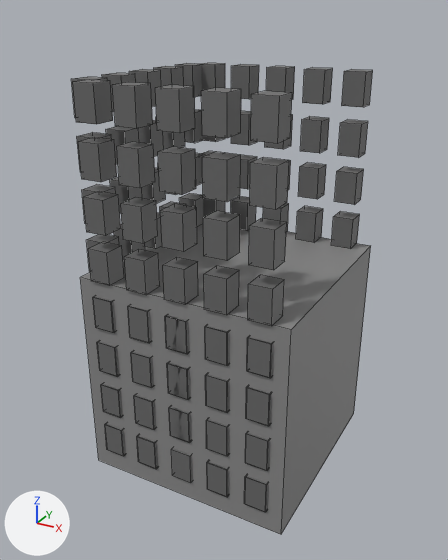
Before and after pictures for a commit that changed the FBX model Assets/Meshes/Consumables/building2.fbx.
One viewpoint serves both versions: a 50 mm camera at (25.1, -47.8, 41.7) aimed at (-0.5, -1.1, 18.3). Lighting does not change. The marker at lower left points along +X, +Y and +Z. Mesh edges are drawn as thin lines.

The scene before the commit, as lines of its bpy script (objects in view):
```python
me_cube_001 = bpy.data.meshes.new('Cube.001')
me_cube_001.from_pydata(...)  # a box spanning x -10.0..10.0, y -10.0..10.0, z 0.0..20.0
me_cube_001.materials.append(mat_building)  # grey #8a8a8a
me_cube_006 = bpy.data.meshes.new('Cube.006')
me_cube_006.from_pydata(...)  # 160 vertices, 120 faces; spans x 8.2..10.2, y -8.5..8.6, z 2.0..18.5
me_cube_006.materials.append(mat_window)  # dark grey #696969
me_cube_007 = bpy.data.meshes.new('Cube.007')
me_cube_007.from_pydata(...)  # 320 vertices, 240 faces; spans x 8.2..10.2, y -8.5..8.6, z 2.0..36.5
me_cube_007.materials.append(mat_window)  # dark grey #696969
ob_cube = bpy.data.objects.new('Cube', me_cube_001)
ob_cube.location = (0.0, 0.0, 0.0)
ob_cube_001 = bpy.data.objects.new('Cube.001', me_cube_006)
ob_cube_001.location = (0.0, 0.0, 0.0)
ob_cube_001.rotation_euler = (0.0, 0.0, -1.571)  # degrees (0, 0, -90)
ob_cube_002 = bpy.data.objects.new('Cube.002', me_cube_007)
ob_cube_002.location = (0.0, 0.0, 0.0)
ob_cube_002.rotation_euler = (-3.142, 0.0, 0.0)  # degrees (-180, 0, 0)
ob_cube_002.scale = (-1.0, -1.0, -1.0)
# also in view: 'Cube.003' at (0.0, 9.2, 19.2); 'Cube.004' at (0.0, -9.2, 19.2)
```
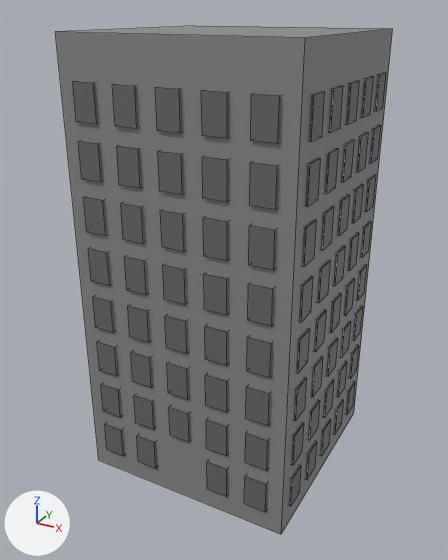
Location of each change, (x1, y1, x2, y2) in pixels of the pictures (448 x 560 px):
'Cube', reshaped (16% wider, 63% taller)
    before: (80, 223, 371, 534)
    after: (55, 26, 393, 534)
'Cube.001', reshaped, turned
    before: (111, 301, 273, 512)
    after: (289, 72, 386, 506)
part 1 of me_cube_006, added
    after: (299, 276, 313, 322)
part 2 of me_cube_006, added
    after: (317, 260, 330, 303)
part 3 of me_cube_006, added
    after: (333, 245, 346, 286)
part 4 of me_cube_006, added
    after: (347, 232, 359, 271)
part 5 of me_cube_006, added
    after: (360, 221, 371, 257)
part 6 of me_cube_006, added
    after: (302, 219, 317, 267)
part 7 of me_cube_006, added
    after: (320, 206, 334, 250)
part 8 of me_cube_006, added
    after: (337, 194, 350, 236)
part 9 of me_cube_006, added
    after: (352, 184, 364, 223)
part 10 of me_cube_006, added
    after: (365, 175, 376, 212)
part 11 of me_cube_006, added
    after: (305, 158, 321, 207)
part 12 of me_cube_006, added
    after: (324, 148, 339, 194)
part 13 of me_cube_006, added
    after: (341, 140, 355, 182)
part 14 of me_cube_006, added
    after: (356, 132, 369, 172)
part 15 of me_cube_006, added
    after: (369, 125, 381, 163)
part 16 of me_cube_006, added
    after: (309, 91, 325, 142)
part 17 of me_cube_006, added
    after: (328, 86, 343, 132)
part 18 of me_cube_006, added
    after: (346, 81, 359, 124)
part 19 of me_cube_006, added
    after: (361, 76, 374, 117)
part 20 of me_cube_006, added
    after: (374, 72, 386, 111)
'Cube.003', unchanged, covered by the edit
    before: (201, 63, 373, 249)
'Cube.002', unchanged, covered by the edit
    before: (71, 63, 203, 271)

The change, as a diff of the scene's bpy script:
```diff
--- a/Assets/Meshes/Consumables/building2.fbx.py
+++ b/Assets/Meshes/Consumables/building2.fbx.py
@@ me_cube_006 @@
 me_cube_006.from_pydata(...)  # 160 vertices, 120 faces; spans x 8.2..10.2, y -8.5..8.6, z 2.0..18.5
 # used by ob_cube_001; location = (0.0, 0.0, 0.0); rotation_euler = (0.0, 0.0, -1.571), in degrees (0, 0, -90)
+# me_cube_006 part 1: a new loose piece, a box spanning x 8.2..10.2, y -8.5..-6.5, z 20.0..23.0, in mat_window (dark grey #696969)
+# me_cube_006 part 2: a new loose piece, a box spanning x 8.2..10.2, y -4.7..-2.7, z 20.0..23.0, in mat_window (dark grey #696969)
+# me_cube_006 part 3: a new loose piece, a box spanning x 8.2..10.2, y -1.0..1.0, z 20.0..23.0, in mat_window (dark grey #696969)
+# me_cube_006 part 4: a new loose piece, a box spanning x 8.2..10.2, y 2.8..4.8, z 20.0..23.0, in mat_window (dark grey #696969)
+# me_cube_006 part 5: a new loose piece, a box spanning x 8.2..10.2, y 6.6..8.6, z 20.0..23.0, in mat_window (dark grey #696969)
+# me_cube_006 part 6: a new loose piece, a box spanning x 8.2..10.2, y -8.5..-6.5, z 24.5..27.5, in mat_window (dark grey #696969)
+# me_cube_006 part 7: a new loose piece, a box spanning x 8.2..10.2, y -4.7..-2.7, z 24.5..27.5, in mat_window (dark grey #696969)
+# me_cube_006 part 8: a new loose piece, a box spanning x 8.2..10.2, y -1.0..1.0, z 24.5..27.5, in mat_window (dark grey #696969)
+# me_cube_006 part 9: a new loose piece, a box spanning x 8.2..10.2, y 2.8..4.8, z 24.5..27.5, in mat_window (dark grey #696969)
+# me_cube_006 part 10: a new loose piece, a box spanning x 8.2..10.2, y 6.6..8.6, z 24.5..27.5, in mat_window (dark grey #696969)
+# me_cube_006 part 11: a new loose piece, a box spanning x 8.2..10.2, y -8.5..-6.5, z 29.0..32.0, in mat_window (dark grey #696969)
+# me_cube_006 part 12: a new loose piece, a box spanning x 8.2..10.2, y -4.7..-2.7, z 29.0..32.0, in mat_window (dark grey #696969)
+# me_cube_006 part 13: a new loose piece, a box spanning x 8.2..10.2, y -1.0..1.0, z 29.0..32.0, in mat_window (dark grey #696969)
+# me_cube_006 part 14: a new loose piece, a box spanning x 8.2..10.2, y 2.8..4.8, z 29.0..32.0, in mat_window (dark grey #696969)
+# me_cube_006 part 15: a new loose piece, a box spanning x 8.2..10.2, y 6.6..8.6, z 29.0..32.0, in mat_window (dark grey #696969)
+# me_cube_006 part 16: a new loose piece, a box spanning x 8.2..10.2, y -8.5..-6.5, z 33.5..36.5, in mat_window (dark grey #696969)
+# me_cube_006 part 17: a new loose piece, a box spanning x 8.2..10.2, y -4.7..-2.7, z 33.5..36.5, in mat_window (dark grey #696969)
+# me_cube_006 part 18: a new loose piece, a box spanning x 8.2..10.2, y -1.0..1.0, z 33.5..36.5, in mat_window (dark grey #696969)
+# me_cube_006 part 19: a new loose piece, a box spanning x 8.2..10.2, y 2.8..4.8, z 33.5..36.5, in mat_window (dark grey #696969)
+# me_cube_006 part 20: a new loose piece, a box spanning x 8.2..10.2, y 6.6..8.6, z 33.5..36.5, in mat_window (dark grey #696969)
 me_cube_006.materials.append(mat_window)
@@ me_cube_001 @@
-me_cube_001.from_pydata(...)  # 8 vertices, 6 faces; spans x -10.0..10.0, y -10.0..10.0, z 0.0..20.0
+me_cube_001.from_pydata(...)  # 8 vertices, 6 faces; spans x -10.0..10.0, y -10.0..10.0, z 0.0..40.0
+# me_cube_001 part 21
+# 4 vertices are removed from x -10.0..10.0, y -10.0..10.0, z 20.0
+# 5 faces are deleted
+# 4 vertices are added at (-10.0, 10.0, 40.0), (10.0, 10.0, 40.0), (10.0, -10.0, 40.0), (-10.0, -10.0, 40.0)
+# 5 new faces join them
 me_cube_001.materials.append(mat_building)
@@ ob_cube_001 @@
 ob_cube_001.location = (0.0, 0.0, 0.0)
-ob_cube_001.rotation_euler = (0.0, 0.0, -1.571)  # degrees (0, 0, -90)
```
